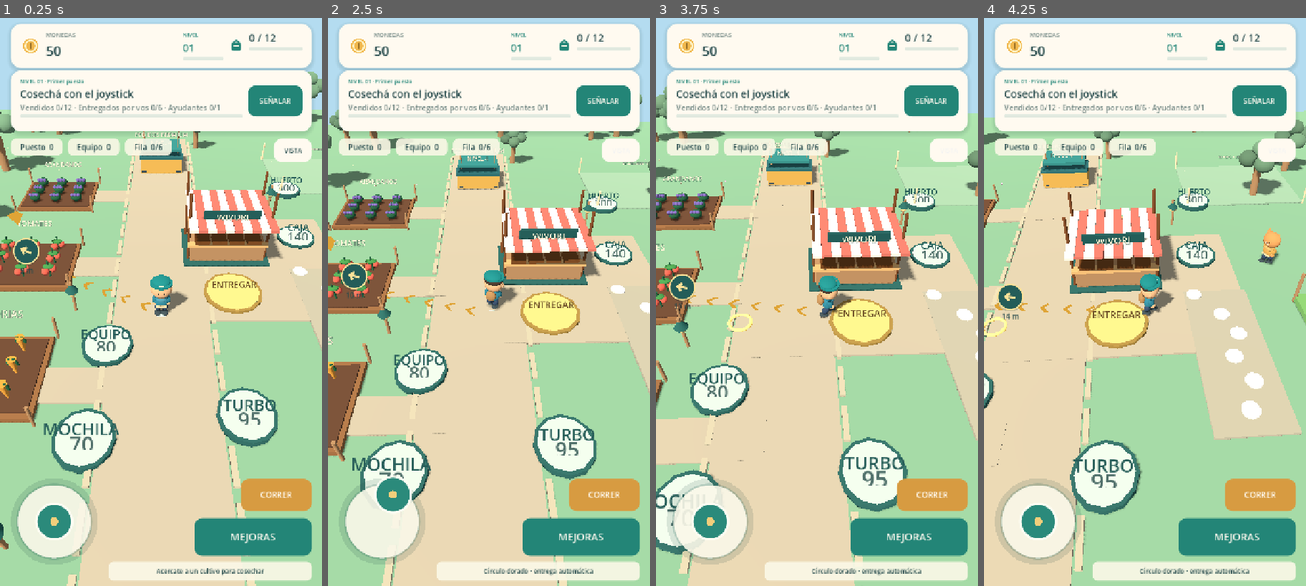
Above: before the commit, frames 1-4 (left to right).
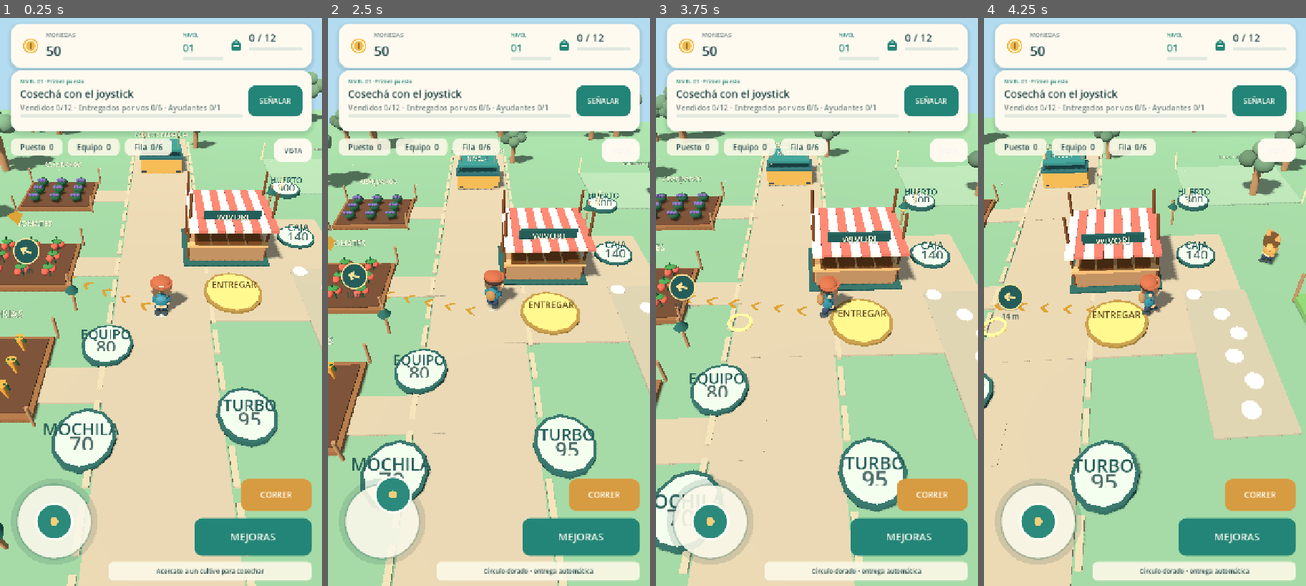
Above: after the commit, the same moments.

Repository: alejandropemamartinez-crypto/WivoriTrails
Game: Godot game, scene res://Main.tscn
The game is run twice, just before and just after one commit, with the same random seed, the same clock (stepped at 60 frames per second) and the same inputs.
Inputs (mouse positions are in pixels of both pictures, inside the frame that each line leads up to):
- Up to frame 1 (0.25 s): no input
- Up to frame 2 (2.5 s): click "SEÑALAR" at 0.5 s; click "VISTA" at 1.25 s; tap Enter at 2 s; drag from (382, 523) to (521, 171) at 2.02 s
- Up to frame 3 (3.75 s): drag from (752, 330) to (800, 415) at 2.77 s; move the mouse to (849, 171) at 3.52 s; hold D from 3.53 s (still down)
- Up to frame 4 (4.25 s): keep holding D

The runs differ from the first frame. In frame 1, 0.2% of the frame differs, in the area x 46-54%, y 45-50%; in frame 2, 0.2%; in frame 3, 0.2%; in frame 4, 0.3%, in the area x 48-93%, y 37-50%.

Commit message:
Use integrated sculpted heads and cheerful dog adventurer styling

Diff:
--- a/scripts/actor.gd
+++ b/scripts/actor.gd
@@ -4,6 +4,7 @@
 # All face detail is painted by the head material: no detached eyes, nose,
 # whiskers or teeth. Unit-sized meshes make attachment dimensions explicit.
 const FacePaint=preload("res://scripts/face_paint.gdshader")
+const SculptedHead=preload("res://scripts/stylized_head.gd")
 var character_role := "player"
 var species := "human"
 var outfit := Color("#348eb0")
@@ -13,6 +14,7 @@
 var body_root: Node3D
 var head_root: Node3D
 var head_mesh: MeshInstance3D
+var tail_root: Node3D
 var left_arm: Node3D
 var right_arm: Node3D
 var left_leg: Node3D
@@ -64,8 +66,12 @@
 	_solid(body_root,"sphere",outfit.lightened(.13),Vector3(0,1.13,.18),Vector3(.54,.30,.32))
 	_solid(body_root,"box",Color("#e9d5a4"),Vector3(0,.68,.27),Vector3(.56,.10,.06))
 	head_root=_pivot(Vector3(0,1.66,.01),body_root)
-	head_mesh=_solid(head_root,"sphere",skin,Vector3.ZERO,Vector3(1.06,.96,.91))
-	head_mesh.name="Cabeza con cara pintada"
+	# The face and muzzle belong to ONE continuous low-poly mesh.
+	# Painted facial features cannot detach when the actor walks or turns.
+	head_mesh=MeshInstance3D.new()
+	head_mesh.mesh=SculptedHead.build(species)
+	head_root.add_child(head_mesh)
+	head_mesh.name="Cabeza esculpida con hocico integrado"
 	var face:=ShaderMaterial.new(); face.shader=FacePaint; face.set_shader_parameter("skin",skin)
 	face.set_shader_parameter("animal",species!="human"); face.set_shader_parameter("masked",character_role=="thief")
 	face.set_shader_parameter("phase",float(get_instance_id()%19))
@@ -89,7 +95,7 @@
 		_solid(head_root,"sphere",Color("#49382f"),Vector3(0,.29,-.09),Vector3(1.04,.41,.85))
 		for x in [-.49,.49]:_solid(head_root,"sphere",skin,Vector3(x,0,0),Vector3(.18,.24,.18))
 	if character_role in ["player","helper","guard"]:
-		var cap: Color=Color("#258a86") if character_role=="player" else (Color("#e6ae50") if character_role=="helper" else Color("#526e9d"))
+		var cap: Color=Color("#c46b49") if character_role=="player" else (Color("#e6ae50") if character_role=="helper" else Color("#526e9d"))
 		_solid(head_root,"cylinder",cap,Vector3(0,.43,.015),Vector3(1.13,.075,1.02))
 		_solid(head_root,"sphere",cap,Vector3(0,.47,-.05),Vector3(.92,.41,.85))
 		_solid(head_root,"box",Color("#fff1cc"),Vector3(0,.47,.37),Vector3(.20,.11,.035))
@@ -104,6 +110,9 @@
 		_solid(foot,"sphere",Color("#455357"),Vector3.ZERO,Vector3(.36,.20,.49))
 		if leg==left_leg:left_foot=foot
 		else:right_foot=foot
+	if species!="human":
+		tail_root=_pivot(Vector3(0,.76,-.29),body_root)
+		_solid(tail_root,"sphere",skin.darkened(.13),Vector3(0,0,-.25),Vector3(.22,.24,.48))
 	if character_role in ["player","helper","thief"]:
 		_solid(body_root,"sphere",Color("#ba8b58") if character_role!="thief" else Color("#786f88"),Vector3(0,1.03,-.35),Vector3(.58,.65,.39))
 	goods_root=_pivot(Vector3(0,1.37,-.36),body_root)
@@ -146,6 +155,7 @@
 	body_root.rotation.x=walk_amount*.045
 	head_root.rotation.x=-walk_amount*.035
 	for i in range(ears.size()):ears[i].rotation.x=sin(anim_t-.5)*walk_amount*.10
+	if tail_root!=null:tail_root.rotation.y=sin(anim_t*1.2)*(.11+.19*walk_amount)
 	if action_left>0:
 		action_left=maxf(0,action_left-delta)
 		var emphasis:=sin((1-action_left/action_duration)*PI)
